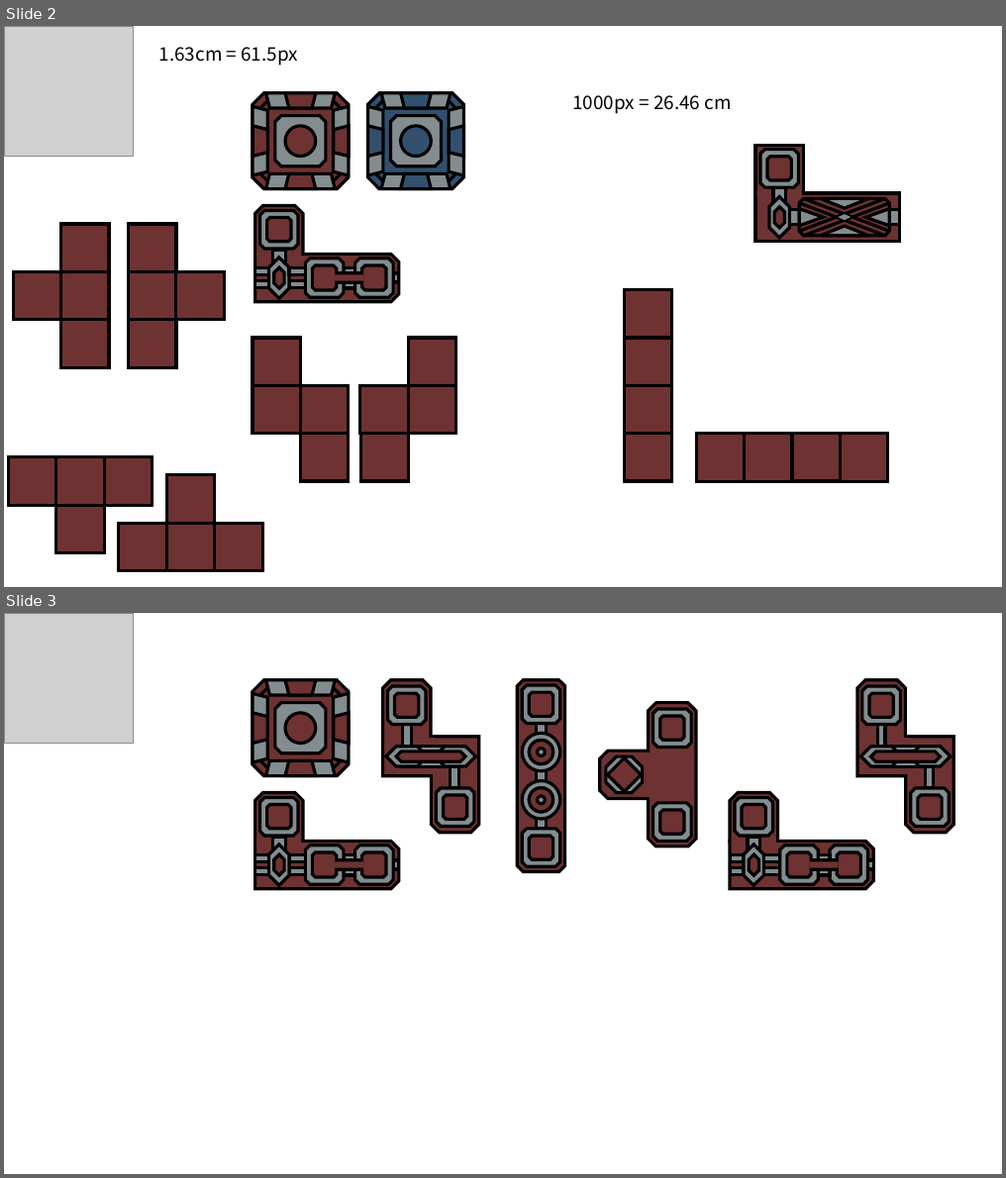
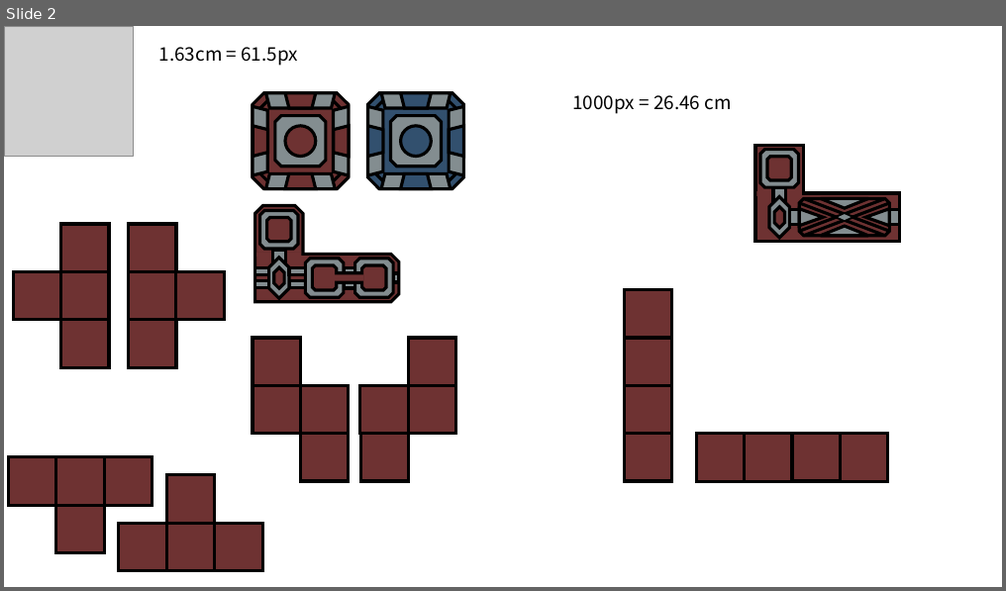
Before and after one commit to simplex3510/GeoStrike, a slide deck: 이미지 리소스 제작용.pptx. Shown one above the other, each under a label of ours: slides 2 and 3 before the commit, slide 2 after it. The pictures are 1006x1178 and 1006x591 pixels, drawn with LibreOffice and Linux fonts; fonts in the diff are those of the drawing; grey boxes stand for pictures. Boxes give left, top, right and bottom in pixels: in the first picture for what was removed or moved away, otherwise in the second. Text is boxed around its words. In the diff, an @@ line names an element or a change of style, - is before the commit and + after.

```diff
--- a/이미지 리소스 제작용.pptx
+++ b/이미지 리소스 제작용.pptx
@@ slide 3 removed at (4, 613, 1002, 1174), background #FFFFFF @@
@@ picture removed at (4, 613, 134, 744) @@
@@ octagon removed at (518, 680, 565, 872) @@
@@ octagon removed at (522, 685, 560, 724) @@
@@ octagon removed at (529, 692, 552, 716) @@
@@ group removed at (252, 680, 349, 776): 8 trapezoids, 4 lines, 2 octagons, 1 ellipse @@
@@ rectangle removed at (537, 723, 546, 829) @@
@@ snip same rect removed at (648, 703, 696, 847) @@
@@ group removed at (383, 680, 479, 833): 5 snip same rects, 5 rectangles, 4 octagons @@
@@ donut removed at (522, 733, 560, 771) @@
@@ donut removed at (529, 741, 552, 764) @@
@@ snip same rect removed at (600, 751, 648, 799) @@
@@ octagon removed at (606, 757, 643, 793) @@
@@ diamond removed at (607, 759, 642, 792) @@
@@ rectangle removed at (647, 753, 651, 797) @@
@@ group removed at (857, 680, 954, 833): 5 snip same rects, 5 rectangles, 4 octagons @@
@@ donut removed at (522, 780, 560, 819) @@
@@ donut removed at (529, 788, 552, 812) @@
@@ group removed at (653, 709, 691, 842): 4 octagons @@
@@ octagon removed at (522, 829, 560, 866) @@
@@ octagon removed at (529, 836, 552, 861) @@
@@ group removed at (254, 792, 399, 889): 10 rectangles, 6 octagons, 4 snip same rects @@
@@ group removed at (731, 792, 874, 889): 10 rectangles, 6 octagons, 4 snip same rects @@
```
Also in this commit, not shown: 1 slide added, 1 other file.
